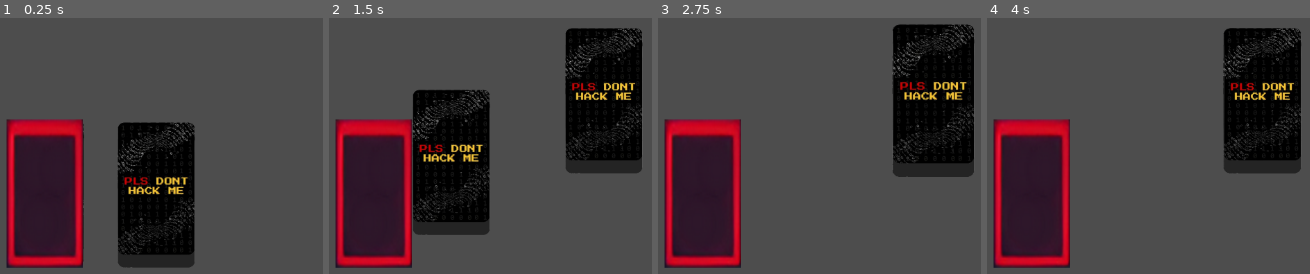
Above: before the commit, frames 1-4 (left to right).
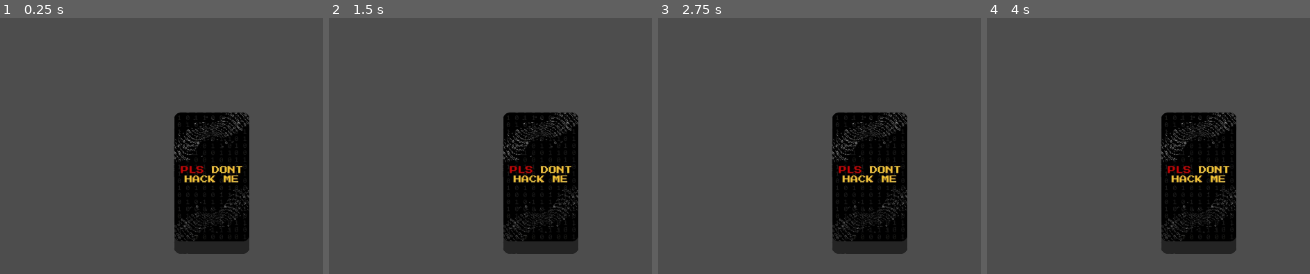
Above: after the commit, the same moments.

Repository: tawaninm/PlsDontHackMe
Game: Godot game, scene res://Scene/main.tscn
Two runs of this game, one before a commit and one after it. Both use one fixed random seed, a clock stepped at 60 frames per second and the inputs below.
Inputs (mouse positions are in pixels of both pictures, inside the frame that each line leads up to):
- Up to frame 1 (0.25 s): no input
- Up to frame 2 (1.5 s): tap Enter at 0.5 s; drag from (484, 194) to (603, 102) at 0.52 s; drag from (374, 194) to (603, 102) at 1.27 s
- Up to frame 3 (2.75 s): move the mouse to (932, 102) at 2.02 s; click (932, 102) at 2.17 s
- Up to frame 4 (4 s): tap Space at 2.75 s; drag from (outside the picture) to (1261, 102) at 2.77 s; tap Enter at 3.5 s; move the mouse to (outside the picture) at 3.52 s; click (outside the picture) at 3.67 s

The runs differ from the first frame. In frame 1, 35% of the frame differs, in the area x 1-78%, y 36-98%; in frame 2, 51%, in the area x 1-98%, y 3-98%; in frame 3, 39%; in frame 4, 38%.

Commit message:
Trying to make draw and use
Not working

Diff:
--- a/Scene/card.tscn
+++ b/Scene/card.tscn
@@ -1,25 +1,27 @@
 [gd_scene load_steps=4 format=3 uid="uid://u44cll7bp3s0"]
 
-[ext_resource type="Texture2D" uid="uid://dxnhtc0mraow3" path="res://Asset/IMG/29.png" id="1_vp1ek"]
-[ext_resource type="Script" path="res://Script/card.gd" id="1_xlue2"]
+[ext_resource type="Script" uid="uid://c372ipk0lnpbf" path="res://Script/card.gd" id="1_xlue2"]
+[ext_resource type="Texture2D" uid="uid://bhihhqxt3daf1" path="res://Asset/CARDS/4.png" id="2_vg657"]
 
 [sub_resource type="RectangleShape2D" id="RectangleShape2D_p405s"]
-size = Vector2(563, 1055)
+size = Vector2(760, 1345)
 
 [node name="Card" type="Node2D"]
 position = Vector2(0, -9.53674e-07)
 scale = Vector2(0.2, 0.2)
 script = ExtResource("1_xlue2")
 
-[node name="CardImg" type="Sprite2D" parent="."]
-texture = ExtResource("1_vp1ek")
-
 [node name="Area2D" type="Area2D" parent="."]
 position = Vector2(0, 5.72205e-06)
 
+[node name="4" type="Sprite2D" parent="Area2D"]
+position = Vector2(1.81899e-12, -1.43052e-06)
+scale = Vector2(0.59, 0.59)
+texture = ExtResource("2_vg657")
+
 [node name="CollisionShape2D" type="CollisionShape2D" parent="Area2D"]
-position = Vector2(3.49998, -1.90735e-06)
-scale = Vector2(1, 1)
+position = Vector2(-1.19209e-06, -2.50008)
+scale = Vector2(0.47, 0.47)
 shape = SubResource("RectangleShape2D_p405s")
 
 [connection signal="mouse_entered" from="Area2D" to="." method="_on_area_2d_mouse_entered"]
--- /dev/null
+++ b/Scene/card_slot.tscn
@@ -0,0 +1,18 @@
+[gd_scene load_steps=3 format=3 uid="uid://dkgsvynvde50k"]
+
+[ext_resource type="Texture2D" path="res://Asset/+10MANA/CardSlot.png" id="1_qx3y6"]
+
+[sub_resource type="RectangleShape2D" id="RectangleShape2D_jmuc5"]
+size = Vector2(174, 260)
+
+[node name="CardSlot" type="Node2D"]
+
+[node name="CardSlotImage" type="Sprite2D" parent="."]
+texture = ExtResource("1_qx3y6")
+
+[node name="Area2D" type="Area2D" parent="."]
+
+[node name="CollisionShape2D" type="CollisionShape2D" parent="Area2D"]
+light_mask = 8
+visibility_layer = 8
+shape = SubResource("RectangleShape2D_jmuc5")
--- a/Scene/main.tscn
+++ b/Scene/main.tscn
@@ -1,20 +1,40 @@
-[gd_scene load_steps=4 format=3 uid="uid://bbjh5jh5bs1t5"]
+[gd_scene load_steps=8 format=3 uid="uid://b7wlgwr6spoua"]
 
 [ext_resource type="Script" uid="uid://wf8xef8mvt6q" path="res://Script/card_manager.gd" id="1_56fl5"]
-[ext_resource type="PackedScene" uid="uid://u44cll7bp3s0" path="res://Scene/card.tscn" id="1_oluc1"]
+[ext_resource type="Script" uid="uid://dldnexsstevk" path="res://Script/player_hand.gd" id="3_r34rm"]
 [ext_resource type="PackedScene" uid="uid://d3thw7ewxb7wj" path="res://Scene/cardslot.tscn" id="3_xtasv"]
+[ext_resource type="Script" uid="uid://1kojqqmyjx8e" path="res://Script/deck.gd" id="4_1xcnr"]
+[ext_resource type="Texture2D" uid="uid://dxnhtc0mraow3" path="res://Asset/IMG/29.png" id="4_2wwxx"]
+[ext_resource type="Script" uid="uid://ba0ysbiwv3o4a" path="res://Script/input.gd" id="6_ow1sv"]
+
+[sub_resource type="RectangleShape2D" id="RectangleShape2D_3amdw"]
+size = Vector2(96, 166)
 
 [node name="Main" type="Node2D"]
 
 [node name="CardManager" type="Node2D" parent="."]
 script = ExtResource("1_56fl5")
 
-[node name="Card" parent="CardManager" instance=ExtResource("1_oluc1")]
-position = Vector2(520, 317)
+[node name="Cardslot" parent="." instance=ExtResource("3_xtasv")]
+position = Vector2(-87, 157)
+scale = Vector2(1, 1.52)
 
-[node name="Card2" parent="CardManager" instance=ExtResource("1_oluc1")]
-position = Vector2(360, 314)
+[node name="PlayerHand" type="Node2D" parent="."]
+script = ExtResource("3_r34rm")
 
-[node name="Cardslot" parent="." instance=ExtResource("3_xtasv")]
-position = Vector2(360, 314)
-scale = Vector2(1, 1.52)
+[node name="Deck" type="Node2D" parent="."]
+position = Vector2(600, 300)
+script = ExtResource("4_1xcnr")
+
+[node name="Sprite2D" type="Sprite2D" parent="Deck"]
+scale = Vector2(0.195, 0.195)
+texture = ExtResource("4_2wwxx")
+
+[node name="Area2D" type="Area2D" parent="Deck"]
+
+[node name="CollisionShape2D" type="CollisionShape2D" parent="Deck/Area2D"]
+position = Vector2(0, -7)
+shape = SubResource("RectangleShape2D_3amdw")
+
+[node name="Input" type="Node2D" parent="."]
+script = ExtResource("6_ow1sv")
--- a/Script/card.gd
+++ b/Script/card.gd
@@ -2,6 +2,7 @@
 
 signal hovered
 signal hovered_off
+var starting_position
 
 # Called when the node enters the scene tree for the first time.
 func _ready() -> void:
--- a/Script/card_manager.gd
+++ b/Script/card_manager.gd
@@ -6,47 +6,37 @@
 var card_being_dragged
 var screen_size
 var is_hovering_on_card
+var player_hand_reference
 
-# Called when the node enters the scene tree for the first time.
+func on_card_pressed(card):
+	print("pressed %s" % card.name)
+	player_hand_reference.remove_card_from_hand(card)
 func _ready() -> void:
 	screen_size = get_viewport_rect().size
+	player_hand_reference = $"../PlayerHand"
+	$"../Input".connect("left_mouse_button_clicked", on_left_click)
 
-# Called every frame. 'delta' is the elapsed time since the previous frame.
+
 func _process(delta: float) -> void:
 	if card_being_dragged:
 		var mouse_pos = get_global_mouse_position()
 		card_being_dragged.position = Vector2(clamp(mouse_pos.x, 0, screen_size.x),
 			clamp(mouse_pos.y, 0, screen_size.y))
 
-func _input(event) :
-	if event is InputEventMouseButton and event.button_index == MOUSE_BUTTON_LEFT :
-		if event.pressed:
-			var card = raycast_check_for_card()
-			if card :
-				start_drag(card)
-		else :
-			if card_being_dragged:
-				finish_drag()
 
-func start_drag(card):
-	card_being_dragged = card
-	card.scale = Vector2(0.2,0.2)
-
-func finish_drag():
-	print("Runing")
-	card_being_dragged.scale = Vector2(0.21,0.21)
-	var card_slot_found = raycast_check_for_card_slot()
-	if card_slot_found and not card_slot_found.card_in_slot:
-		print("card slot found")
-		#card dropped in empty card slot
-		card_being_dragged.position = card_slot_found.position
-		card_being_dragged.get_node("Area2D/CollisionShape2D").disabled = true
-		card_slot_found.card_in_slot = true
-	card_being_dragged = null
+#func _input(event) :
+#	if event is InputEventMouseButton and event.button_index == MOUSE_BUTTON_LEFT:
+#		if event.pressed:
+#			var card = raycast_check_for_card()
+#			if card:
+#				on_card_pressed(card)
 
 func connect_card_signals(card):
 	card.connect("hovered", on_hovered_over_card)
 	card.connect("hovered_off", on_hovered_off_card)
+
+func on_left_click():
+	print("clicked")
 
 func on_hovered_over_card(card) :
 	if !is_hovering_on_card:
--- a/Script/cardslot.gd
+++ b/Script/cardslot.gd
@@ -1,3 +1,4 @@
+
 extends Node2D
 
 var card_in_slot = false
--- /dev/null
+++ b/Script/deck.gd
@@ -0,0 +1,15 @@
+extends Node2D
+
+var player_deck = ["card", "card", "card",]
+
+func _ready() -> void:
+	pass
+
+func draw_card():
+	print("draw")
+	pass
+#	for i in range(HAND_COUNT):
+#		var new_card = card_scene.instantiate()
+#		$"../CardManager".add_child(new_card)
+#		new_card.name = "Card_%d" % i
+#		add_card_to_hand(new_card)
--- /dev/null
+++ b/Script/input.gd
@@ -0,0 +1,33 @@
+extends Node2D
+signal left_mouse_button_clicked
+
+const COLLISION_MASK_CARD = 1
+const COLLISION_MASK_DECK = 4
+
+var card_manager_reference
+var deck_reference
+func _ready() -> void:
+	card_manager_reference = $"../CardManager"
+	deck_reference = $"../Deck"
+
+
+func _input(event) :
+	if event is InputEventMouseButton and event.button_index == MOUSE_BUTTON_LEFT:
+		if event.pressed:
+			emit_signal("left_mouse_button_clicked")
+			raycast_at_cursor
+
+func raycast_at_cursor():
+	var space_state = get_world_2d().direct_space_state
+	var parameters = PhysicsPointQueryParameters2D.new()
+	parameters.position = get_global_mouse_position()
+	parameters.collide_with_areas = true
+	var result = space_state.intersect_point(parameters)
+	if result.size() > 0:
+		var result_collision_mask = result[0].collider.collision_mask
+		if result_collision_mask == COLLISION_MASK_CARD:
+			var card_found = result[0].collider.get_parent()
+			if card_found:
+				card_manager_reference.start_drag(card_found)
+		elif result_collision_mask == COLLISION_MASK_DECK:
+			deck_reference.draw_card
--- /dev/null
+++ b/Script/player_hand.gd
@@ -0,0 +1,44 @@
+extends Node2D
+
+const CARD_SCENE_PATH = "res://Scene/card.tscn"
+const HAND_Y_POSITION = 500
+const HAND_MARGIN = 100
+
+var player_hand = []
+var center_screen_x
+var screen_width
+
+func _ready() -> void:
+	screen_width = get_viewport().size.x
+	center_screen_x = screen_width / 2
+	var card_scene = preload(CARD_SCENE_PATH)
+
+func add_card_to_hand(card):
+	player_hand.insert(0, card)
+	update_hand_position()
+
+func update_hand_position():
+	for i in range(player_hand.size()):
+		var new_position = Vector2(calculate_card_position(i), HAND_Y_POSITION)
+		var card = player_hand[i]
+		card.starting_position = new_position
+		animate_card_to_position(card, new_position)
+
+func calculate_card_position(index):
+	var available_width = screen_width - (HAND_MARGIN * 2)
+	var spacing = 0.0
+	if player_hand.size() > 1:
+		spacing = available_width / (player_hand.size() - 1)
+
+	var x_offset = HAND_MARGIN + index * spacing
+	return x_offset
+
+func animate_card_to_position(card, new_position):
+	var tween = get_tree().create_tween()
+	tween.tween_property(card, "position", new_position, 0.2)
+
+func remove_card_from_hand(card):
+	if card in player_hand:
+		player_hand.erase(card)
+		card.queue_free()
+		update_hand_position()
Binary file added: Asset/CARDS/1.png
Not shown, added: Asset/CARDS/1.png.import
Binary file added: Asset/CARDS/10.png
Not shown, added: Asset/CARDS/10.png.import
Binary file added: Asset/CARDS/11.png
Not shown, added: Asset/CARDS/11.png.import
Binary file added: Asset/CARDS/12.png
Not shown, added: Asset/CARDS/12.png.import
Binary file added: Asset/CARDS/13.png
Not shown, added: Asset/CARDS/13.png.import
Binary file added: Asset/CARDS/14.png
Not shown, added: Asset/CARDS/14.png.import
(and 35 more such lines)
